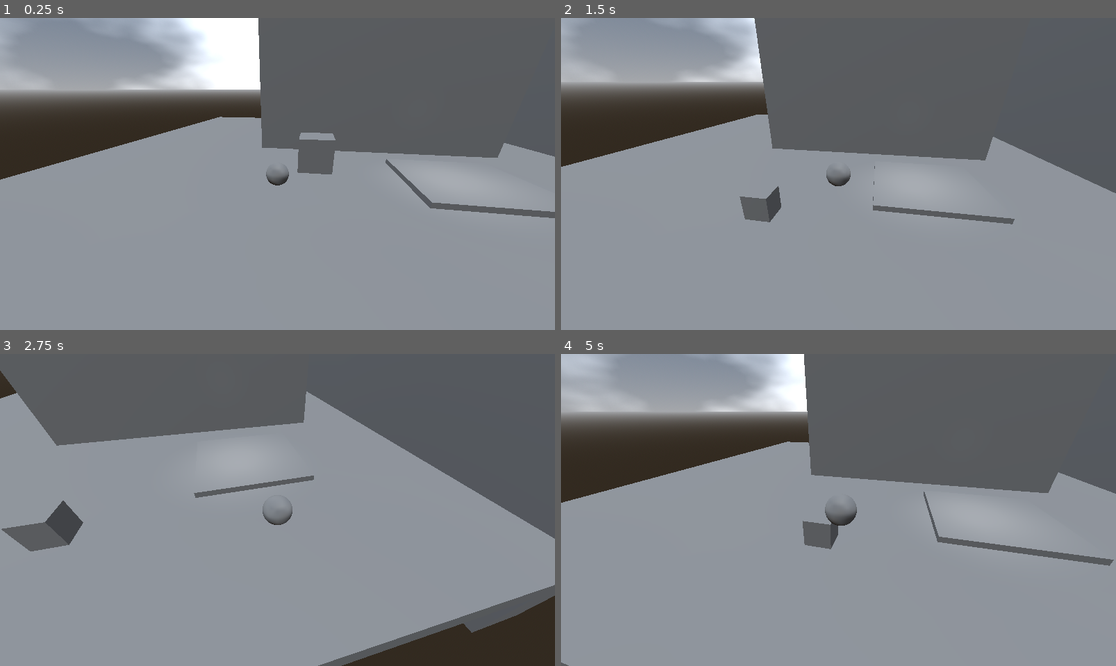
Above: before the commit, frames 1-4 (two rows, left to right).
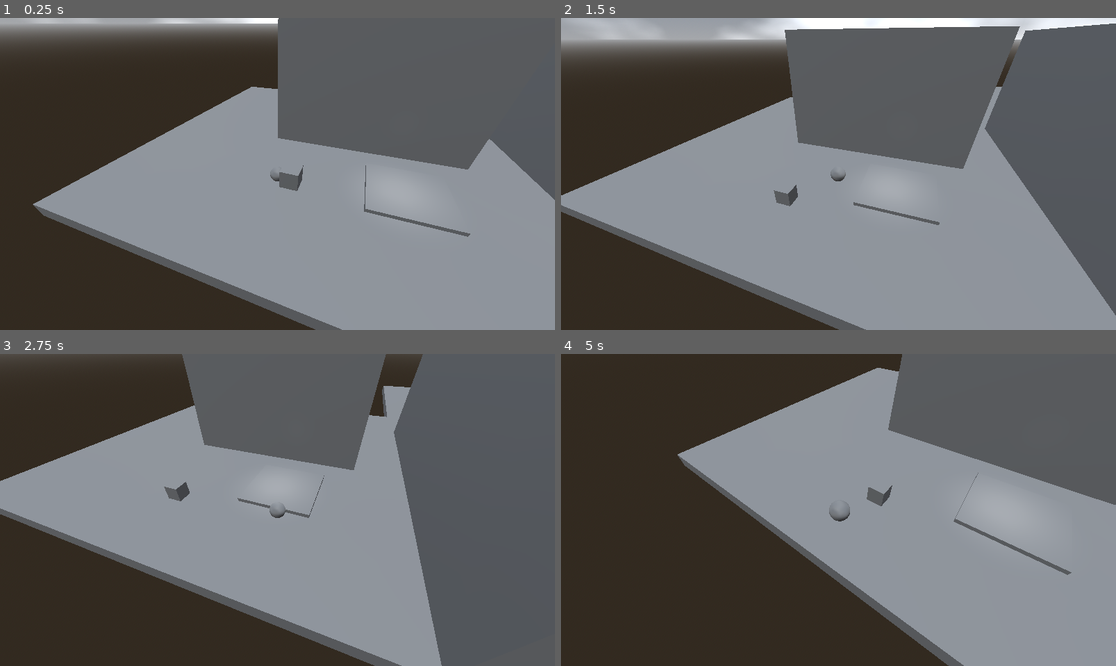
Above: after the commit, the same moments.

Repository: sjgillGit/GWJ-68
Game: Godot game, scene res://Scenes/3d_move_template.tscn
Same seed, same stepped clock (60 frames per second), same inputs: the game is played once before the commit and once after it. The project has no main scene, so this scene is started directly.
Inputs:
- Up to frame 1 (0.25 s): no input
- Up to frame 2 (1.5 s): hold D (move_right) 0.53-1.28 s; tap Shift (move_sprint) at 0.6, 1.35 s; tap Space (move_jump) at 0.77 s; hold S (move_down) from 1.28 s (still down)
- Up to frame 3 (2.75 s): tap Space (move_jump) at 1.52 s; release S (move_down) at 2.03 s; hold D (move_right) from 2.03 s (still down); tap Shift (move_sprint) at 2.1 s
- Up to frame 4 (5 s): release D (move_right) at 2.78 s; hold W (move_up) 2.78-3.53 s; tap Shift (move_sprint) at 2.85, 3.6, 4.35 s; tap Space (move_jump) at 3.02, 3.77, 4.52 s; hold A (move_left) from 3.53 s (still down)

The runs differ from the first frame. In frame 1, 33% of the frame differs, in the area x 0-100%, y 0-100%; in frame 2, 31%; in frame 3, 48%; in frame 4, 53%.

Commit message:
Player_Movement build example scene further with tools we already have

Diff:
--- a/Scenes/3d_move_template.tscn
+++ b/Scenes/3d_move_template.tscn
@@ -30,10 +30,13 @@
 
 [sub_resource type="Curve3D" id="Curve3D_n7ltc"]
 _data = {
-"points": PackedVector3Array(0, 0, 0, 0, 0, 0, 17.5665, 0.686344, 23.3669, 0, 0, 0, 0, 0, 0, -2.34087, -2.94781, 23.7883, 0, 0, 0, 0, 0, 0, -2.15244, 0.9037, -11.0308, 0, 0, 0, 0, 0, 0, 21.2127, 3.85957, -8.83895),
+"points": PackedVector3Array(0, 0, 0, 0, 0, 0, 20.4953, 7.39098e-06, -12.8028, 0, 0, 0, 0, 0, 0, -5.38553, 7.39098e-06, -12.9559, 0, 0, 0, 0, 0, 0, -5.38553, 7.39098e-06, 24.4105, 0, 0, 0, 0, 0, 0, 19.8827, 7.39098e-06, 24.5636),
 "tilts": PackedFloat32Array(0, 0, 0, 0)
 }
 point_count = 4
+
+[sub_resource type="BoxShape3D" id="BoxShape3D_3cbrk"]
+size = Vector3(33.3859, 15.4409, 36.8014)
 
 [sub_resource type="PhysicsMaterial" id="PhysicsMaterial_vd2fq"]
 
@@ -94,25 +97,45 @@
 [node name="MeshInstance3D" type="MeshInstance3D" parent="Wall"]
 mesh = SubResource("BoxMesh_ryphr")
 
-[node name="Path3D" type="Path3D" parent="."]
-transform = Transform3D(1, 0, 0, 0, 1, 0, 0, 0, 1, -13.5189, 0.417595, -6.10058)
+[node name="Wall2" type="StaticBody3D" parent="."]
+transform = Transform3D(-0.305304, 0, 2.8804, 0, 15, 0, -23.8959, 0, -0.0368014, 16.1052, 1.37329, 2.90536)
+
+[node name="CollisionShape3D" type="CollisionShape3D" parent="Wall2"]
+shape = SubResource("BoxShape3D_diq5a")
+
+[node name="MeshInstance3D" type="MeshInstance3D" parent="Wall2"]
+mesh = SubResource("BoxMesh_ryphr")
+
+[node name="Play_Area_1" type="Area3D" parent="." node_paths=PackedStringArray("local_camera")]
+collision_layer = 0
+script = ExtResource("3_bv0wr")
+local_camera = NodePath("Camera_Path_Jerky/PathFollow3D/Camera3D")
+give_back_camera = false
+
+[node name="Camera_Path_Jerky" type="Path3D" parent="Play_Area_1"]
+transform = Transform3D(1, 0, 0, 0, 1, 0, 0, 0, 1, -13.672, 0.417595, -6.10058)
 curve = SubResource("Curve3D_n7ltc")
 
-[node name="PathFollow3D" type="PathFollow3D" parent="Path3D"]
-transform = Transform3D(0.0278998, 4.494e-06, -0.999611, -2.27374e-13, 1, 4.49575e-06, 0.999611, -1.2543e-07, 0.0278998, 0, 0, 0)
+[node name="PathFollow3D" type="PathFollow3D" parent="Play_Area_1/Camera_Path_Jerky"]
+transform = Transform3D(0.005917, 0, 0.999979, 0, 1, 0, -0.999983, 0, 0.00591697, 20.4953, 7.39098e-06, -12.8028)
 
-[node name="Camera3D" parent="Path3D/PathFollow3D" instance=ExtResource("4_ayvgr")]
+[node name="Camera3D" parent="Play_Area_1/Camera_Path_Jerky/PathFollow3D" instance=ExtResource("4_ayvgr")]
+transform = Transform3D(-0.344619, 0.252604, -0.904118, -0.168548, 0.930815, 0.324308, 0.92349, 0.264151, -0.278202, -0.294395, 7.80846, -3.87283)
 
-[node name="Area3D" type="Area3D" parent="."]
+[node name="CollisionShape3D" type="CollisionShape3D" parent="Play_Area_1"]
+transform = Transform3D(1, 0, 0, 0, 1, 0, 0, 0, 1, -4.66885, 4.85074, -1.85272)
+shape = SubResource("BoxShape3D_3cbrk")
+
+[node name="Secret_Area" type="Area3D" parent="."]
 transform = Transform3D(1, 0, 0, 0, 1, 0, 0, 0, 1, 6.20427, 0.0255117, 6.27352)
 collision_layer = 0
 script = ExtResource("3_bv0wr")
 
-[node name="AreaEnter" type="CollisionShape3D" parent="Area3D"]
+[node name="AreaEnter" type="CollisionShape3D" parent="Secret_Area"]
 transform = Transform3D(5, 0, 0, 0, 5, 0, 0, 0, 5, 0, 0, 0)
 shape = SubResource("BoxShape3D_diq5a")
 
-[node name="Camera3D" parent="Area3D" instance=ExtResource("4_ayvgr")]
+[node name="Camera3D" parent="Secret_Area" instance=ExtResource("4_ayvgr")]
 
 [node name="Box" type="RigidBody3D" parent="."]
 transform = Transform3D(1, 0, 0, 0, 1, 0, 0, 0, 1, -0.506295, 1.92479, 9.73521)
@@ -126,14 +149,30 @@
 [node name="MeshInstance3D" type="MeshInstance3D" parent="Box"]
 mesh = SubResource("BoxMesh_qmuuw")
 
-[node name="Wall2" type="StaticBody3D" parent="."]
-transform = Transform3D(-0.305304, 0, 2.8804, 0, 15, 0, -23.8959, 0, -0.0368014, 16.1052, 1.37329, 2.90536)
+[node name="Wall3" type="StaticBody3D" parent="."]
+transform = Transform3D(-0.305304, 0, 2.8804, 0, 15, 0, -23.8959, 0, -0.0368014, 24.2366, 1.37329, -20.6169)
 
-[node name="CollisionShape3D" type="CollisionShape3D" parent="Wall2"]
+[node name="CollisionShape3D" type="CollisionShape3D" parent="Wall3"]
 shape = SubResource("BoxShape3D_diq5a")
 
-[node name="MeshInstance3D" type="MeshInstance3D" parent="Wall2"]
+[node name="MeshInstance3D" type="MeshInstance3D" parent="Wall3"]
 mesh = SubResource("BoxMesh_ryphr")
 
-[connection signal="body_entered" from="Area3D" to="Area3D" method="_on_body_entered"]
-[connection signal="body_exited" from="Area3D" to="Area3D" method="_on_body_exited"]
+[node name="Transition_Area" type="Area3D" parent="."]
+transform = Transform3D(1, 0, 0, 0, 1, 0, 0, 0, 1, 16.5163, 0.0255136, -12.6931)
+collision_layer = 0
+script = ExtResource("3_bv0wr")
+give_back_camera = false
+
+[node name="AreaEnter" type="CollisionShape3D" parent="Transition_Area"]
+transform = Transform3D(5, 0, 0, 0, 5, 0, 0, 0, 5, 0, 0, 0)
+shape = SubResource("BoxShape3D_diq5a")
+
+[node name="Camera3D" parent="Transition_Area" instance=ExtResource("4_ayvgr")]
+
+[connection signal="body_entered" from="Play_Area_1" to="Play_Area_1" method="_on_body_entered"]
+[connection signal="body_exited" from="Play_Area_1" to="Play_Area_1" method="_on_body_exited"]
+[connection signal="body_entered" from="Secret_Area" to="Secret_Area" method="_on_body_entered"]
+[connection signal="body_exited" from="Secret_Area" to="Secret_Area" method="_on_body_exited"]
+[connection signal="body_entered" from="Transition_Area" to="Transition_Area" method="_on_body_entered"]
+[connection signal="body_exited" from="Transition_Area" to="Transition_Area" method="_on_body_exited"]
Not shown: 1 places in Scenes/3d_move_template.tscn that only renumber resources
